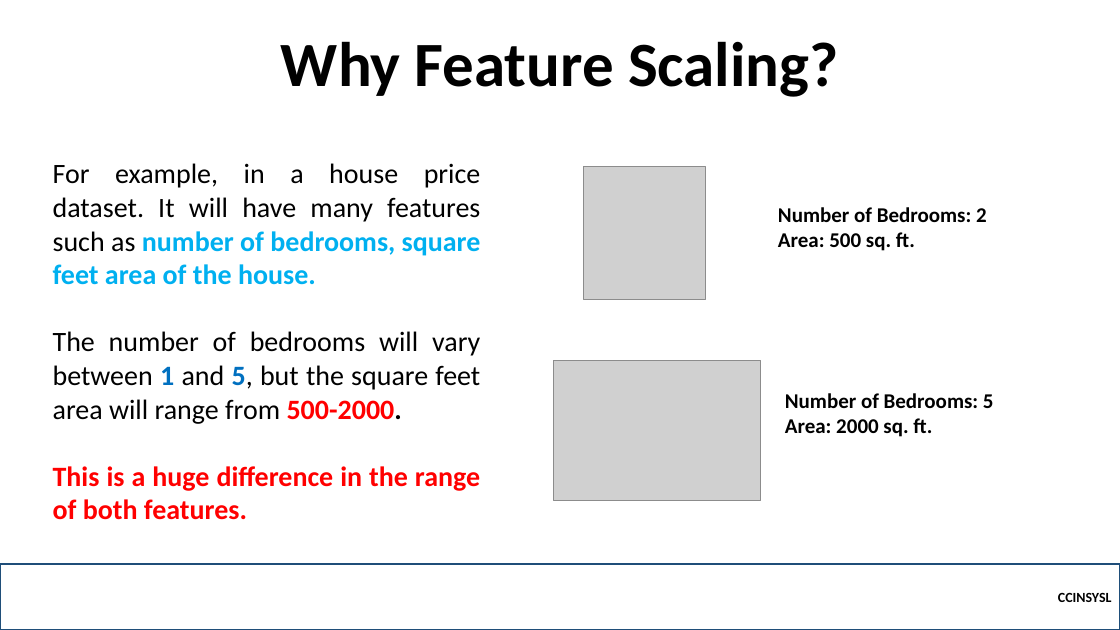
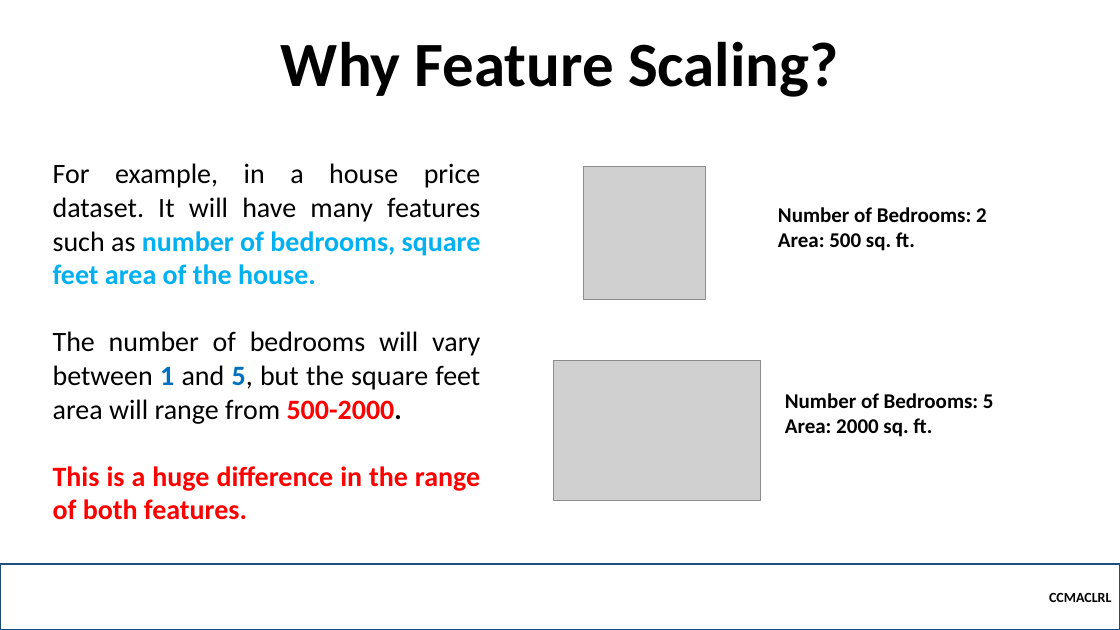
Before and after one commit to robitussin/CCMACLRL, a slide deck: slide 4 of 4 - Multiple Linear Regression/Feature Scaling.pptx. Drawn at 1120x630 pixels with LibreOffice and Linux fonts; fonts in the diff are those of the drawing; grey boxes stand for pictures; background and template pictures are left out. Boxes give left, top, right and bottom in pixels: in the first picture for what was removed or moved away, otherwise in the second. Text is boxed around its words. In the diff, an @@ line names an element or a change of style, - is before the commit and + after.

```diff
--- a/4 - Multiple Linear Regression/Feature Scaling.pptx
+++ b/4 - Multiple Linear Regression/Feature Scaling.pptx
@@ text in rectangle at (x1=1049, y1=592, x2=1111, y2=602): text changed @@
-  CCINSYSL
+  CCMACLRL
```
Also in this commit, not shown: 15 other slides changed, 4 other files.
